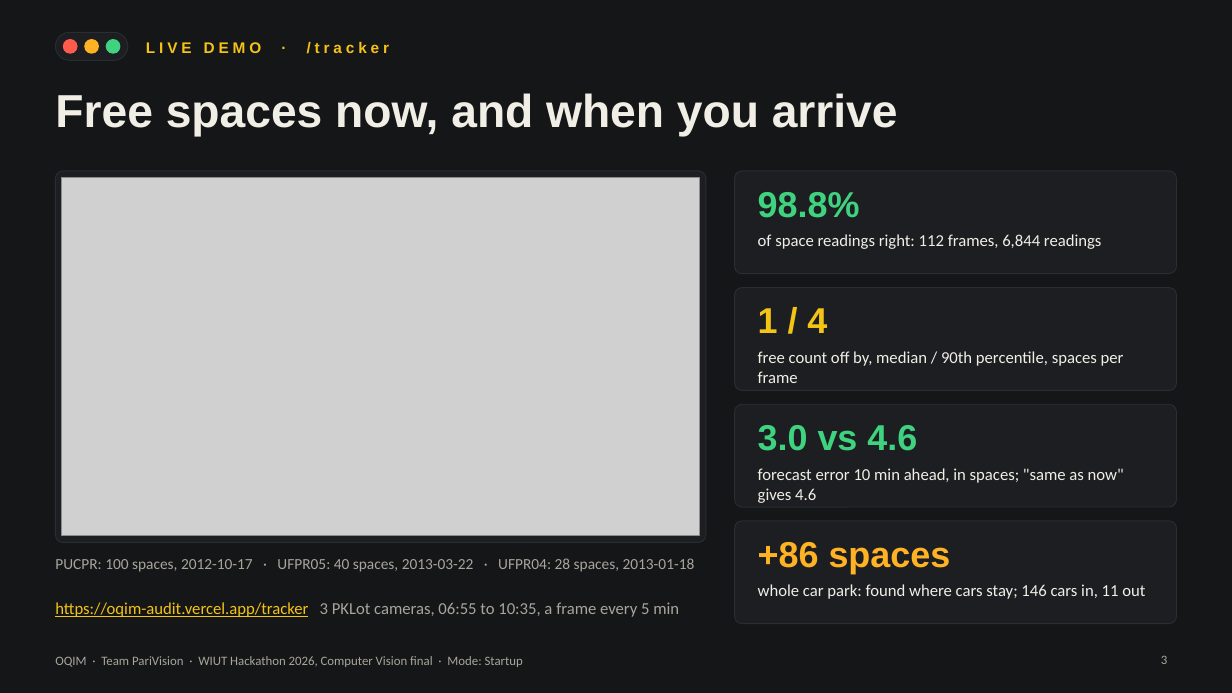
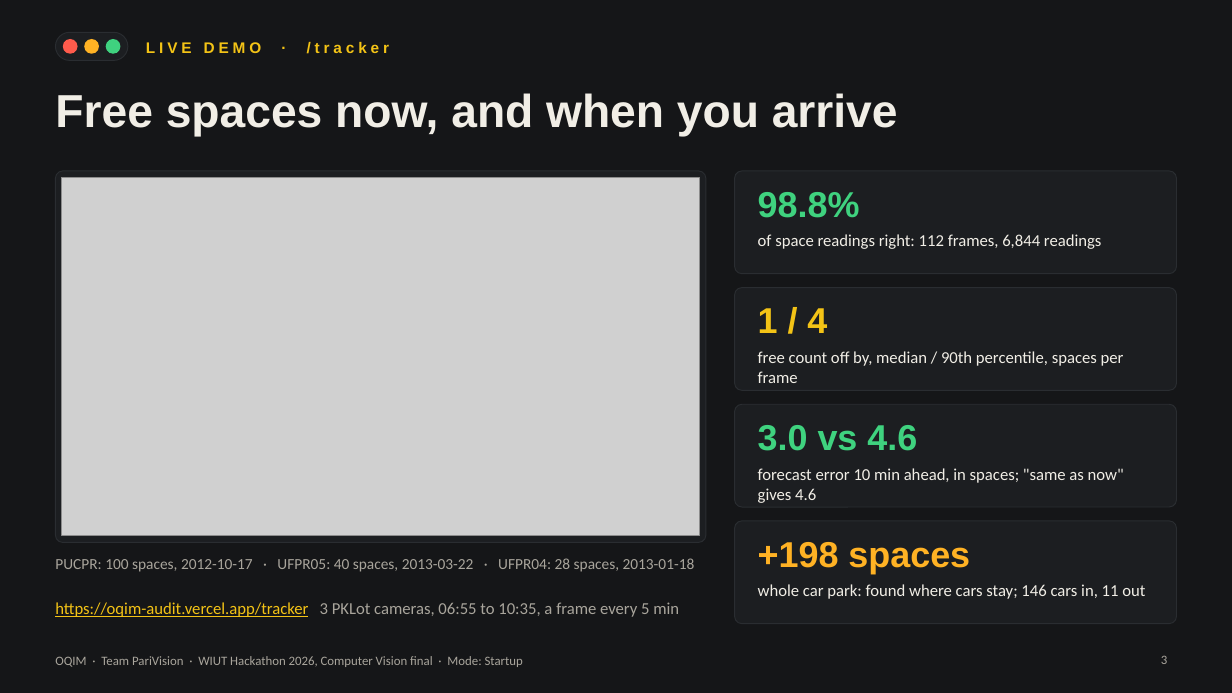
Before and after one commit to baytoooo/oqim, a slide deck: slide 3 of deck/OQIM_defence.pptx. Drawn at 1232x693 pixels with LibreOffice and Linux fonts; fonts in the diff are those of the drawing; grey boxes stand for pictures. Boxes give left, top, right and bottom in pixels: in the first picture for what was removed or moved away, otherwise in the second. Text is boxed around its words. In the diff, an @@ line names an element or a change of style, - is before the commit and + after.

```diff
--- a/deck/OQIM_defence.pptx
+++ b/deck/OQIM_defence.pptx
@@ text at bbox=[758, 542, 970, 574]: text changed @@
-+86 spaces
++198 spaces
```
Also in this commit, not shown: 1 other slide changed, 41 other files.
